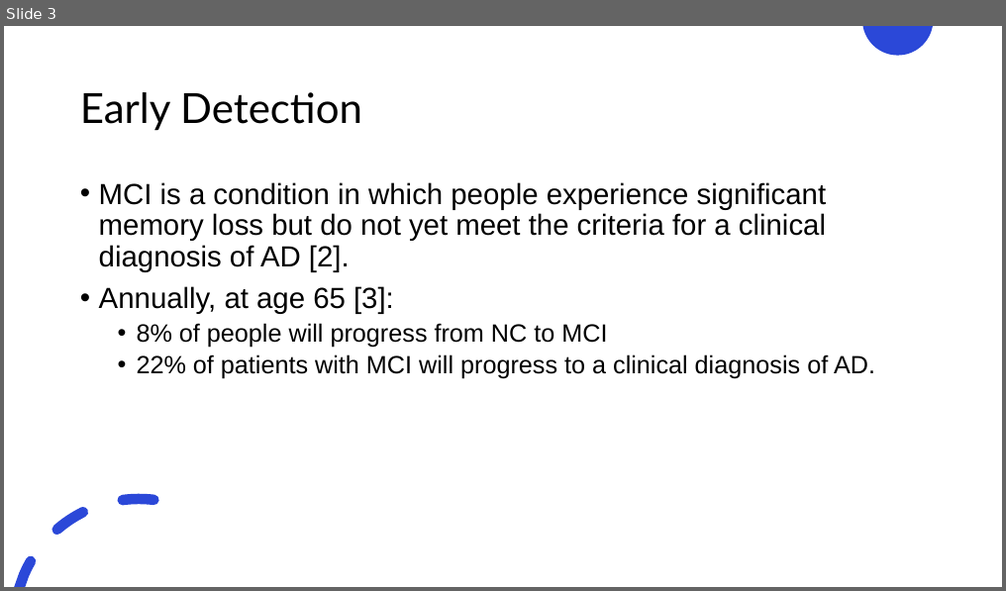
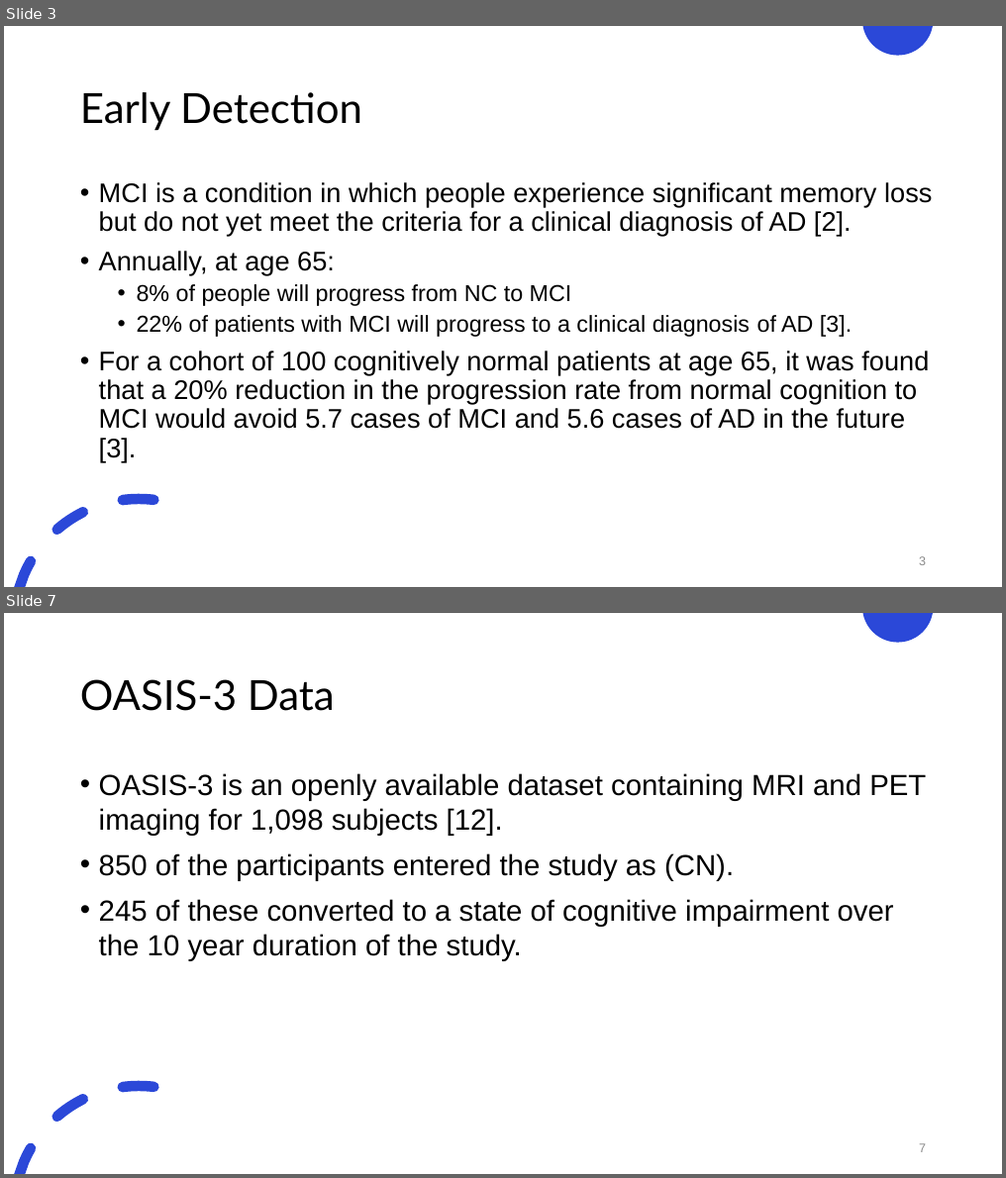
Before and after one commit to justin-bardwell/JB_AD, a slide deck: 21961992_Seminar.pptx. Shown one above the other, each under a label of ours: slide 3 before the commit, slides 3 and 7 after it; the slides between them are not shown. The pictures are 1006x591 and 1006x1178 pixels, drawn with LibreOffice and Linux fonts; fonts in the diff are those of the drawing. Boxes give left, top, right and bottom in pixels: in the first picture for what was removed or moved away, otherwise in the second. Text is boxed around its words. In the diff, an @@ line names an element or a change of style, - is before the commit and + after.

```diff
--- a/21961992_Seminar.pptx
+++ b/21961992_Seminar.pptx
@@ slide 7 added at box(4, 613, 1002, 1174), background #FFFFFF; not listed: 2 template elements that a slide beside it also shows @@
@@ title added at box(80, 679, 335, 711), 40 pt, text #000000 @@
+OASIS-3 Data
@@ text added at box(99, 773, 926, 961), 28 pt, text #000000 @@
+• OASIS-3 is an openly available dataset containing MRI and PET imaging for 1,098 subjects [12].
+• 850 of the participants entered the study as (CN).
+• 245 of these converted to a state of cognitive impairment over the 10 year duration of the study.
@@ page number added at box(919, 1144, 926, 1153), 12 pt, text #8C8C8C @@
+7
@@ slide 3 changed as well @@
@@ text at box(99, 182, 932, 306): size 28 to 25.9 pt in "MCI is a condition in which people ..."; size 24 to 22.2 pt in "8% of people will progress from NC ..." @@
@@ text at box(99, 251, 335, 275): text changed; size 28 to 25.9 pt @@
-• Annually, at age 65 [3]:
+• Annually, at age 65:
@@ text at box(99, 315, 929, 463): text changed; size 24 to 25.9 pt @@
-  • 22% of patients with MCI will progress to a clinical diagnosis of AD.
+  • 22% of patients with MCI will progress to a clinical diagnosis of AD [3].
+• For a cohort of 100 cognitively normal patients at age 65, it was found that a 20% reduction in the progression rate from normal cognition to MCI would avoid 5.7 cases of MCI and 5.6 cases of AD in the future [3].
@@ page number added at box(919, 557, 926, 566), 12 pt, text #8C8C8C @@
+3
```
Also in this commit, not shown: 10 other slides changed, 6 other slides added, 5 slides removed, 1 other file.
